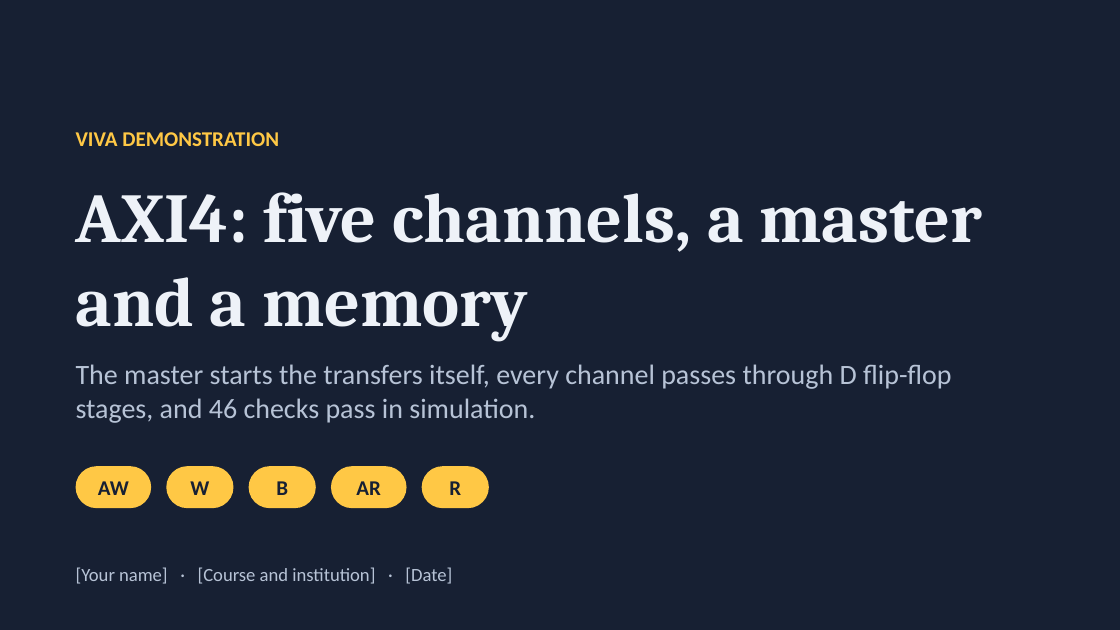
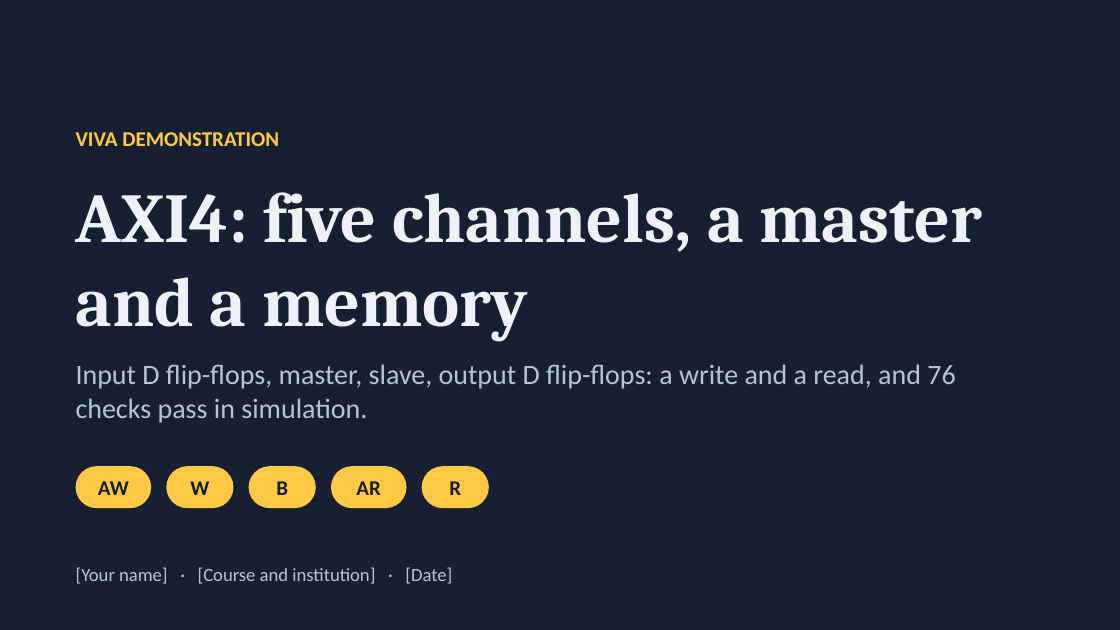
Before and after one commit to Moksha2709/Axi4_FPGA_Implementation, a slide deck: slide 1 of docs/AXI4_Viva_Presentation.pptx. Drawn at 1120x630 pixels with LibreOffice and Linux fonts; fonts in the diff are those of the drawing. Boxes give left, top, right and bottom in pixels: in the first picture for what was removed or moved away, otherwise in the second. Text is boxed around its words. In the diff, an @@ line names an element or a change of style, - is before the commit and + after.

```diff
--- a/docs/AXI4_Viva_Presentation.pptx
+++ b/docs/AXI4_Viva_Presentation.pptx
@@ text at (x1=76, y1=364, x2=955, y2=423): text changed @@
-The master starts the transfers itself, every channel passes through D flip-flop stages, and 46 checks pass in simulation.
+Input D flip-flops, master, slave, output D flip-flops: a write and a read, and 76 checks pass in simulation.
```
Also in this commit, not shown: 15 other slides changed, 8 other files.
